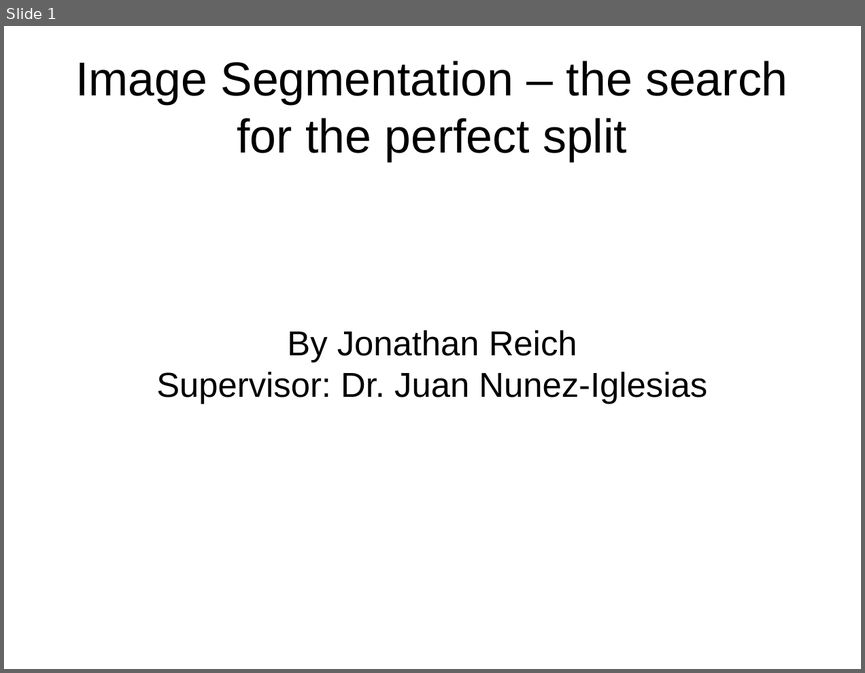
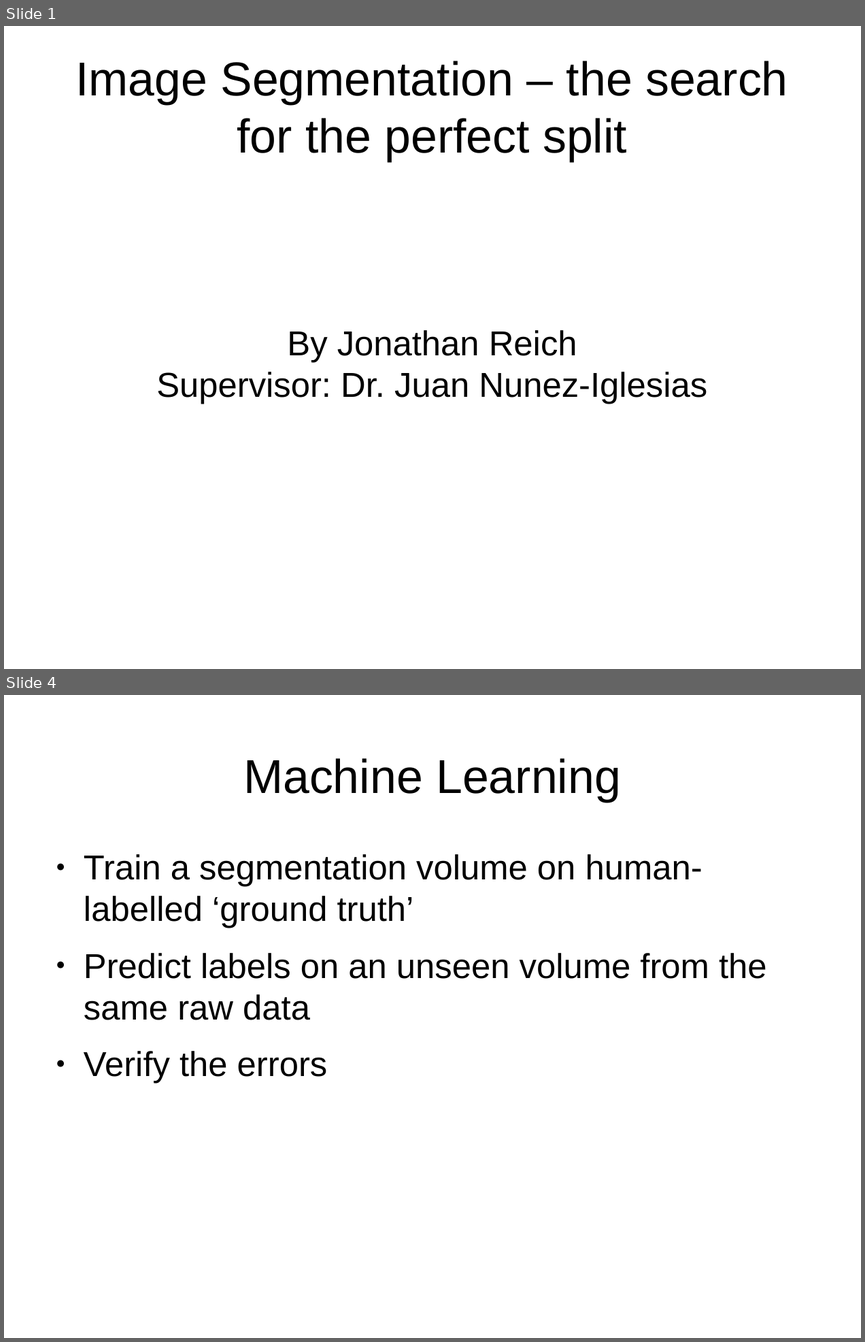
Before and after one commit to JohnnyTeutonic/view_all, a slide deck: Segmentation_Presentation.odp. Shown one above the other, each under a label of ours: slide 1 before the commit, slides 1 and 4 after it; the slides between them are not shown. The pictures are 865x673 and 865x1342 pixels, drawn with LibreOffice and Linux fonts; fonts in the diff are those of the drawing. Boxes give left, top, right and bottom in pixels: in the first picture for what was removed or moved away, otherwise in the second. Text is boxed around its words. In the diff, an @@ line names an element or a change of style, - is before the commit and + after.

```diff
--- a/Segmentation_Presentation.odp
+++ b/Segmentation_Presentation.odp
@@ slide 4 added at (x1=4, y1=695, x2=861, y2=1338), background #FFFFFF @@
@@ title added at (x1=243, y1=758, x2=621, y2=802), 44 pt, text #000000 @@
+Machine Learning
@@ text added at (x1=84, y1=854, x2=767, y2=1083), 32 pt, text #000000 @@
+● Train a segmentation volume on human-labelled ‘ground truth’
+● Predict labels on an unseen volume from the same raw data
+● Verify the errors
```
Also in this commit, not shown: 8 other slides added, 2 slides removed.
